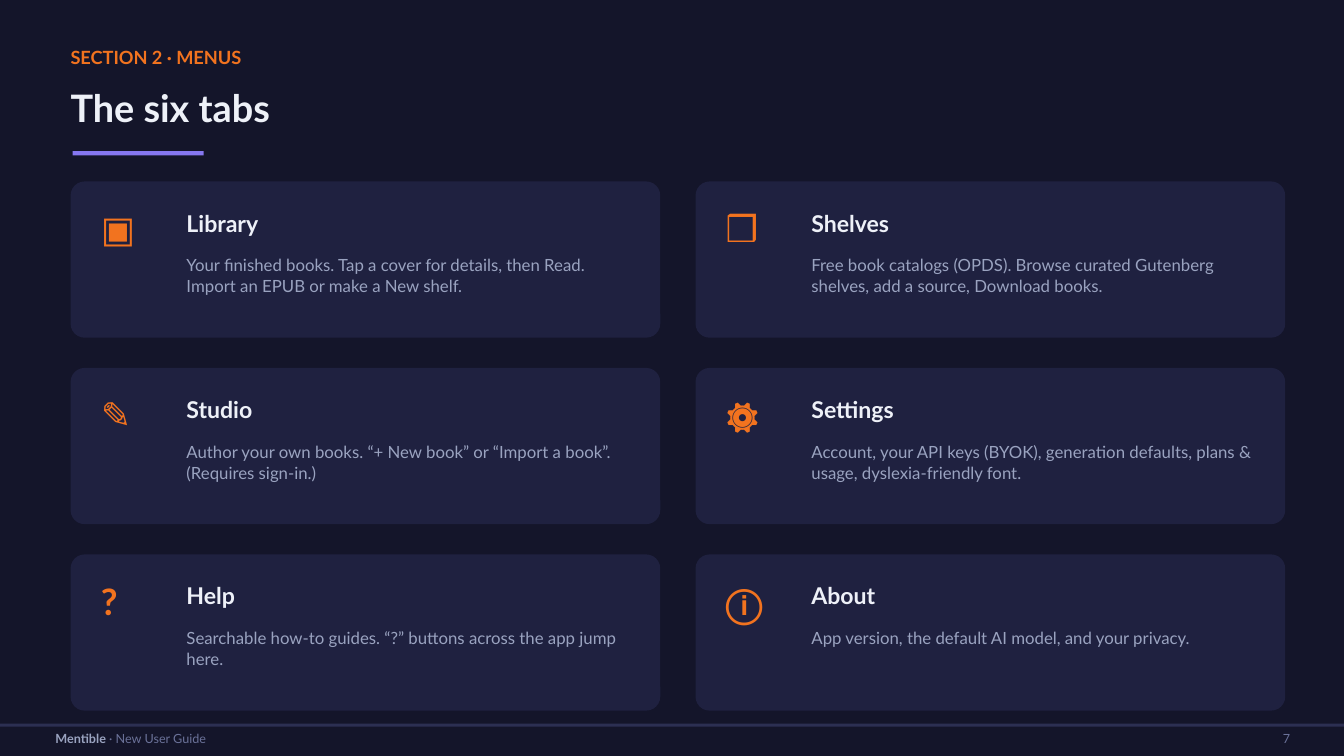
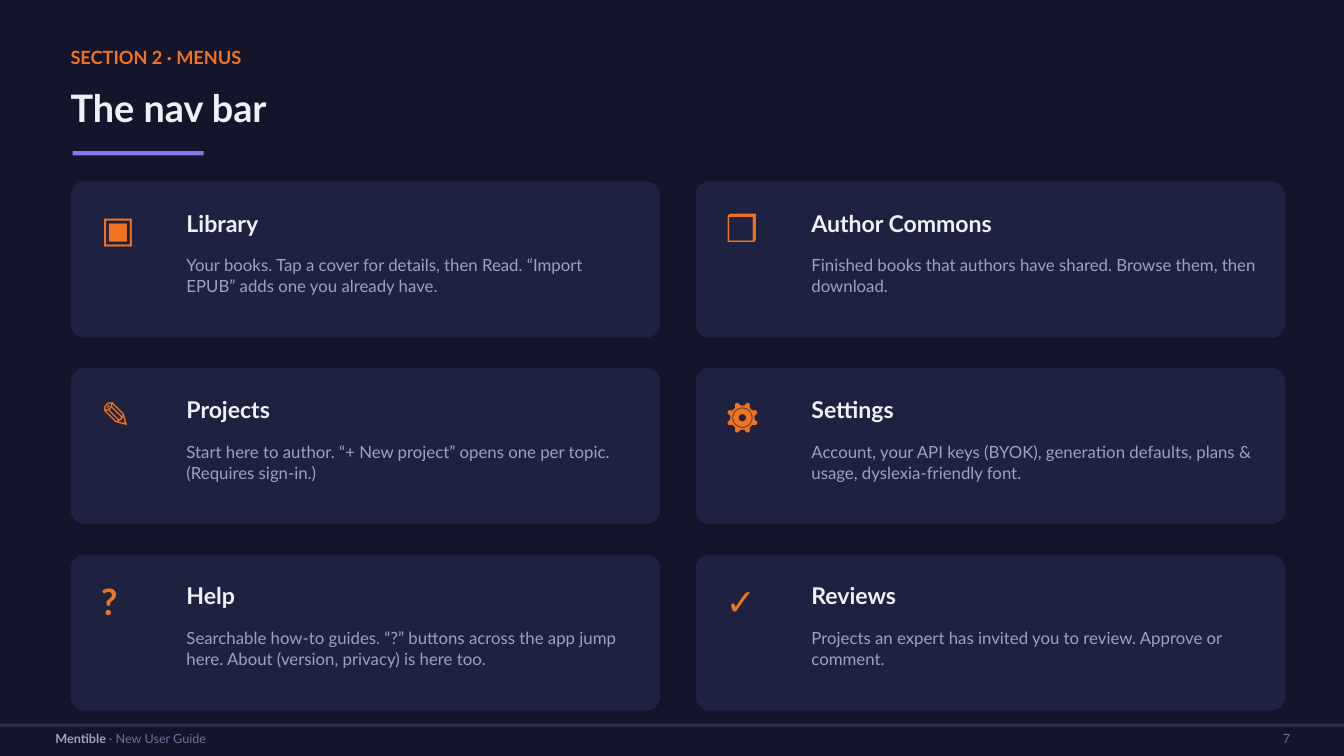
Before and after one commit to wegofwd2020-hub/Mentible, a slide deck: slide 7 of Mentible-New-User-Guide.pptx. Drawn at 1344x756 pixels with LibreOffice and Linux fonts; fonts in the diff are those of the drawing. Boxes give left, top, right and bottom in pixels: in the first picture for what was removed or moved away, otherwise in the second. Text is boxed around its words. In the diff, an @@ line names an element or a change of style, - is before the commit and + after.

```diff
--- a/Mentible-New-User-Guide.pptx
+++ b/Mentible-New-User-Guide.pptx
@@ text at (x1=71, y1=94, x2=267, y2=123): text changed @@
-The six tabs
+The nav bar
@@ text at (x1=811, y1=215, x2=992, y2=232): text changed @@
-Shelves
+Author Commons
@@ text at (x1=186, y1=258, x2=583, y2=295): text changed @@
-Your finished books. Tap a cover for details, then Read. Import an EPUB or make a New shelf.
+Your books. Tap a cover for details, then Read. “Import EPUB” adds one you already have.
@@ text at (x1=811, y1=258, x2=1256, y2=292): text changed @@
-Free book catalogs (OPDS). Browse curated Gutenberg shelves, add a source, Download books.
+Finished books that authors have shared. Browse them, then download.
@@ text at (x1=186, y1=401, x2=269, y2=422): text changed @@
-Studio
+Projects
@@ text at (x1=186, y1=445, x2=610, y2=482): text changed @@
-Author your own books. “+ New book” or “Import a book”. (Requires sign-in.)
+Start here to author. “+ New project” opens one per topic. (Requires sign-in.)
@@ text at (x1=726, y1=589, x2=763, y2=625): text changed @@
-ⓘ
+✓
@@ text at (x1=811, y1=587, x2=896, y2=604): text changed @@
-About
+Reviews
@@ text at (x1=186, y1=631, x2=616, y2=668): text changed @@
-Searchable how-to guides. “?” buttons across the app jump here.
+Searchable how-to guides. “?” buttons across the app jump here. About (version, privacy) is here too.
@@ text at (x1=811, y1=631, x2=1223, y2=665): text changed @@
-App version, the default AI model, and your privacy.
+Projects an expert has invited you to review. Approve or comment.
```
Also in this commit, not shown: 18 other slides changed, 1 other file.
